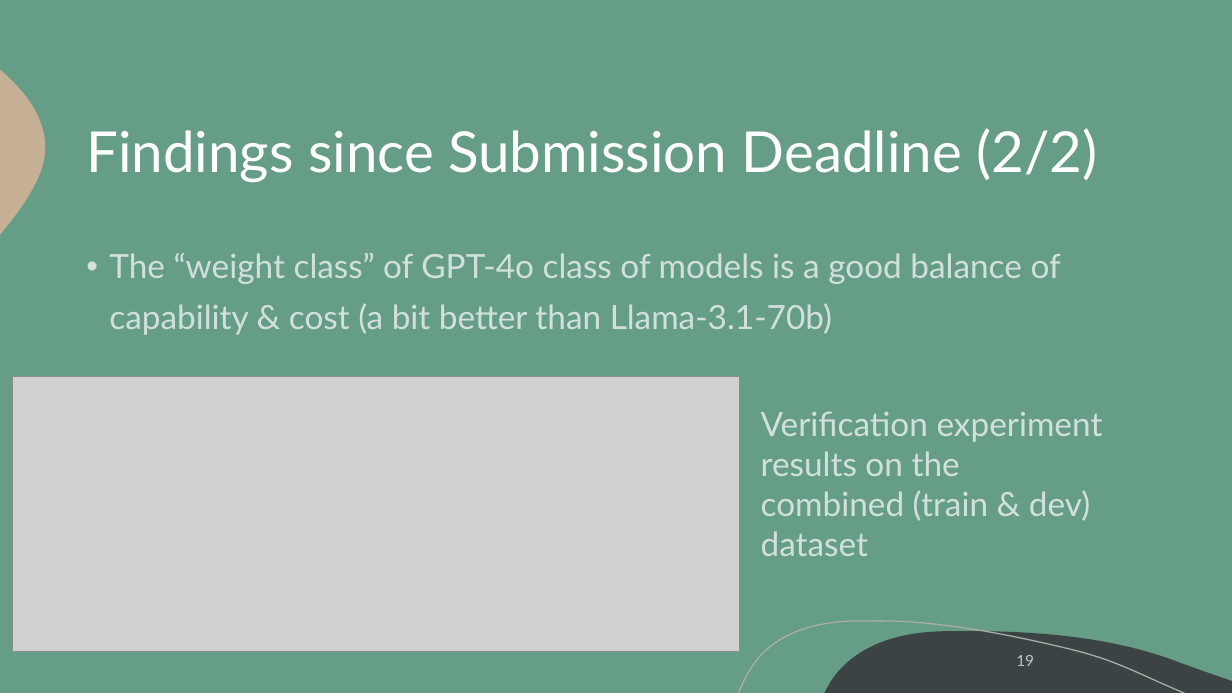
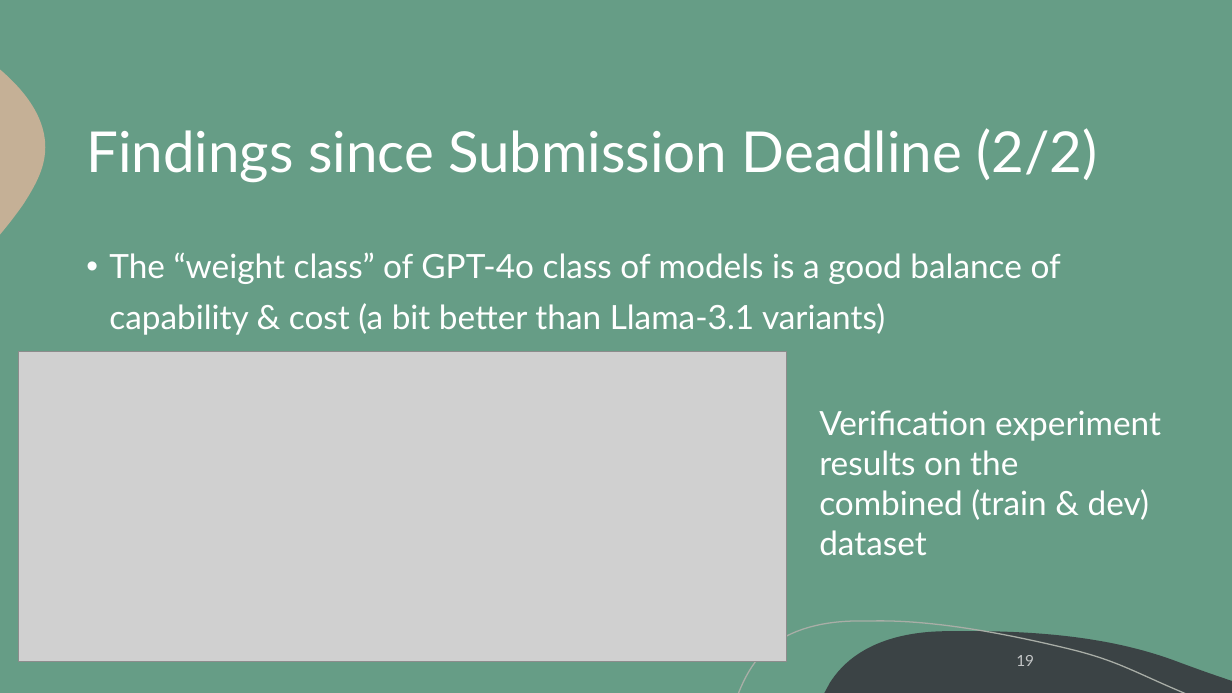
Before and after one commit to LuisKolb/clef-2024-authority, a slide deck: slide 19 of talk/CLEF 2024 talk Luis Kolb.pptx. Drawn at 1232x693 pixels with LibreOffice and Linux fonts; fonts in the diff are those of the drawing; grey boxes stand for pictures; background and template pictures are left out. Boxes give left, top, right and bottom in pixels: in the first picture for what was removed or moved away, otherwise in the second. Text is boxed around its words. In the diff, an @@ line names an element or a change of style, - is before the commit and + after.

```diff
--- a/talk/CLEF 2024 talk Luis Kolb.pptx
+++ b/talk/CLEF 2024 talk Luis Kolb.pptx
@@ text at (x1=109, y1=252, x2=1061, y2=335): text changed; text colour #FFFFFF at 70% opacity to #FFFFFF @@
-• The “weight class” of GPT-4o class of models is a good balance of capability & cost (a bit better than Llama-3.1-70b)
+• The “weight class” of GPT-4o class of models is a good balance of capability & cost (a bit better than Llama-3.1 variants)
@@ picture resized from (x1=13, y1=376, x2=740, y2=652) to (x1=19, y1=351, x2=787, y2=661) @@
@@ text "Verification experiment results on the ..." moved from (x1=761, y1=411, x2=1103, y2=556) to (x1=819, y1=410, x2=1161, y2=555) @@
@@ text "Verification experiment results on the ..." at (x1=819, y1=410, x2=1161, y2=555): text colour #FFFFFF at 70% opacity to #FFFFFF @@
```
Also in this commit, not shown: 16 other slides changed, 2 other files.
